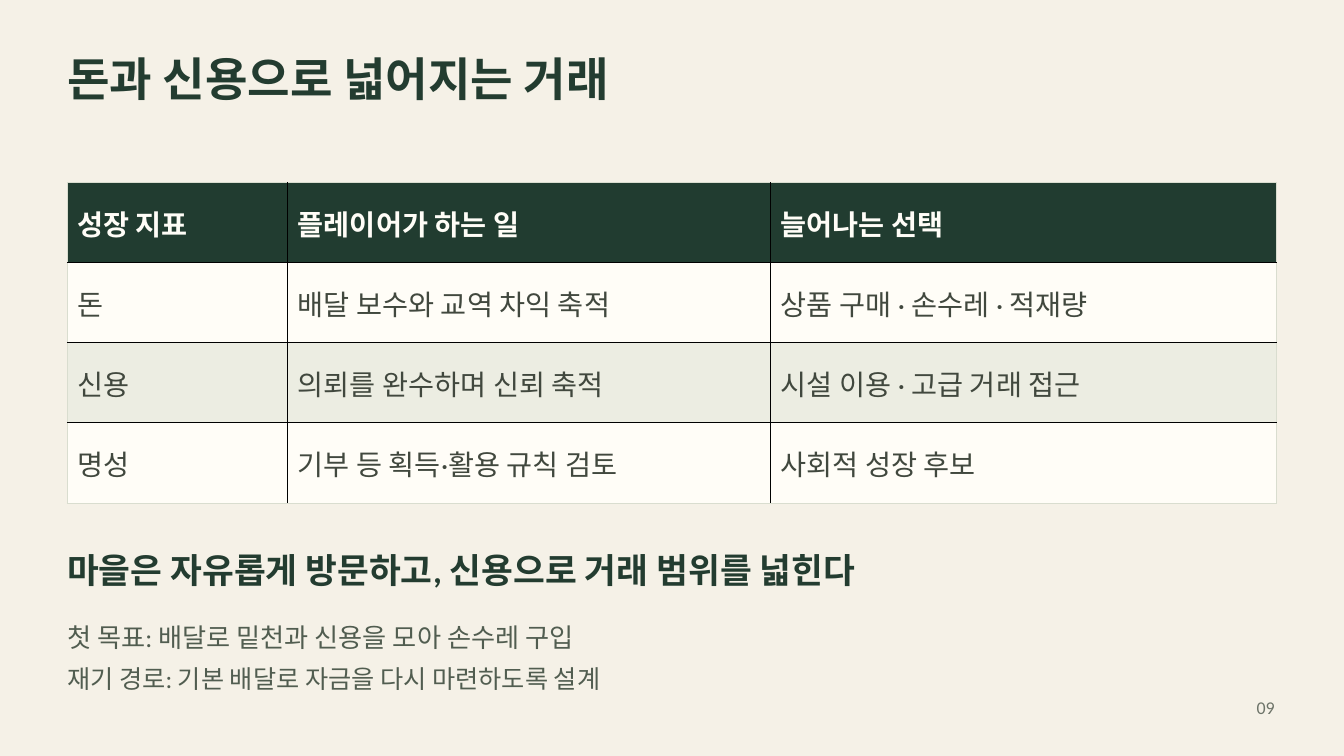
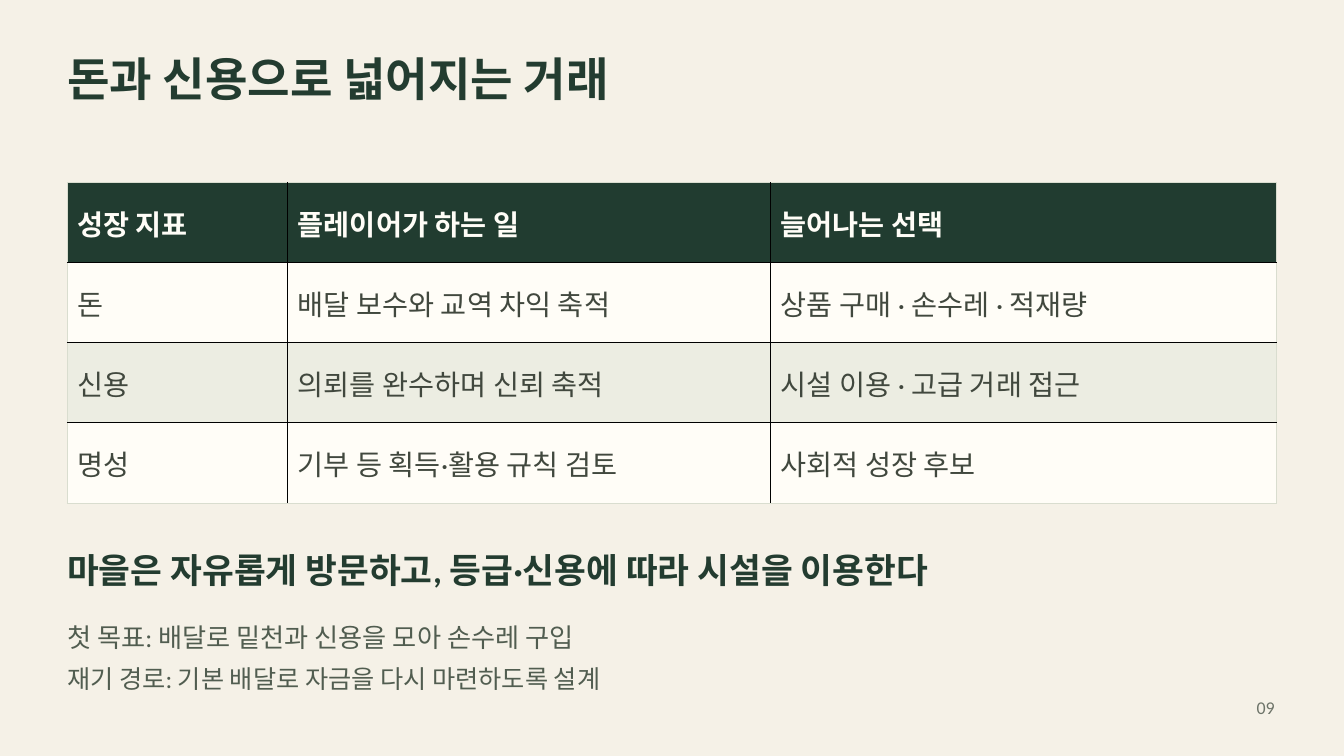
Before and after one commit to hundredman/pocket-caravan, a slide deck: slide 9 of Presentations/2026-10-19/팀별 게임 기획 발표 자료_최종.pptx. Drawn at 1344x756 pixels with LibreOffice and Linux fonts; fonts in the diff are those of the drawing. Boxes give left, top, right and bottom in pixels: in the first picture for what was removed or moved away, otherwise in the second. Text is boxed around its words. In the diff, an @@ line names an element or a change of style, - is before the commit and + after.

```diff
--- a/Presentations/2026-10-19/팀별 게임 기획 발표 자료_최종.pptx
+++ b/Presentations/2026-10-19/팀별 게임 기획 발표 자료_최종.pptx
@@ text at [67,554,928,588]: text changed @@
-마을은 자유롭게 방문하고, 신용으로 거래 범위를 넓힌다
+마을은 자유롭게 방문하고, 등급·신용에 따라 시설을 이용한다
```
Also in this commit, not shown: 3 other slides changed, 24 other files.
